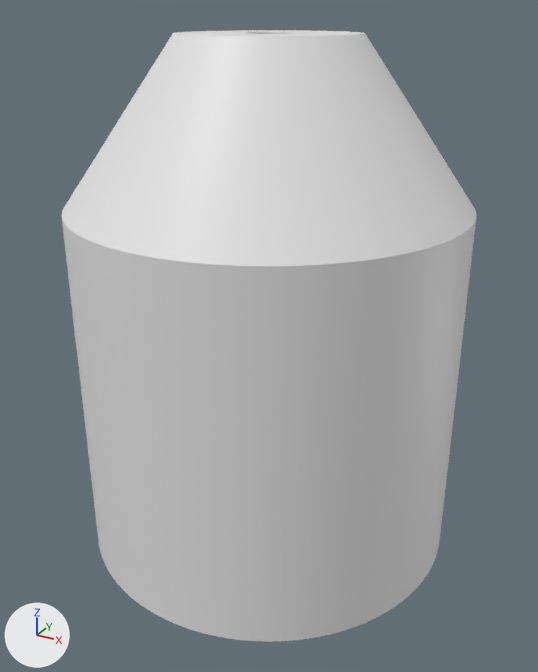
Two versions of the Blender file 3dPrint/WaterBottleHolder/WaterBottleCap.blend, one commit apart.
Both versions are drawn from a camera (50 mm lens) standing at (40.7, -73.9, 63.3) and looking at (0.7, -1.3, 27.0). Lighting does not change. The marker at lower left points along +X, +Y and +Z.

The first picture shows 'CylOuter'.
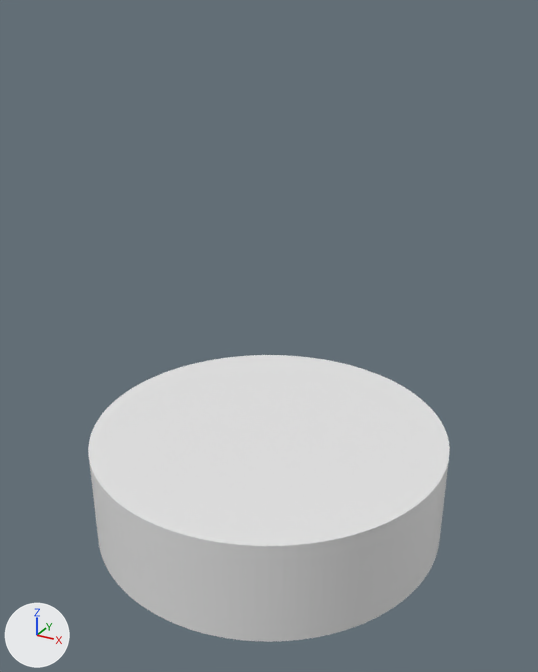
ob_capconejoin is not drawn itself; it is used by a modifier of ob_cylouter.
ob_capconeinnercut is not drawn itself; it is used by a modifier of ob_cylouter.

What differs and where, as boxes (x1, y1, x2, y2) in the pictures (538 x 672 px):
'CylOuter', reshaped, moved, rescaled, modifiers changed (13% narrower, 53% shorter)
    before: (61, 30, 477, 642)
    after: (88, 355, 450, 642)
part 1 of me_cone_002, deleted
    before: (61, 30, 477, 266)

The change, as a list of edits to the scene's bpy script:
```text
Change me_cone:
    used by ob_capconeinnercut; location = (0.0, 0.0, 51.0); scale = (1.0, 1.0, 2.0)
    remove me_cone.from_pydata(...)  # 200 vertices, 102 faces; spans x -20.5..20.5, y -20.5..20.5, z -4.0..4.0
    add me_cone.from_pydata(...)  # 200 vertices, 102 faces; spans x -23.0..23.0, y -23.0..23.0, z -9.0..9.0
    me_cone part 3: 200 of 200 vertices moved; they spanned x -20.5..20.5, y -20.5..20.5, z -4.0..4.0 and now span x -23.0..23.0, y -23.0..23.0, z -9.0..9.0; mean shift (0.0, 0.0, 0.0); largest move (1.3, 20.5, -4.0) -> (1.4, 23.0, -9.0)
Change me_cone_002:
    used by ob_capconejoin; location = (0.0, 0.0, 52.0); scale = (1.0, 1.0, 1.8)
    remove me_cone_002.from_pydata(...)  # 200 vertices, 102 faces; spans x -23.0..23.0, y -23.0..23.0, z -5.0..5.0
    add me_cone_002.from_pydata(...)  # 128 vertices, 66 faces; spans x -23.0..23.0, y -23.0..23.0, z -24.0..24.0
    me_cone_002 part 1: 200 vertices removed from x -23.0..23.0, y -23.0..23.0, z -5.0..5.0
    me_cone_002 part 2: 128 vertices added at x -23.0..23.0, y -23.0..23.0, z -24.0..24.0, forming a 64-sided cut cone along z (radius 23.0 at the low end, 13.0 at the high end)
Change ob_cylouter:
    ob_cylouter.location: (0.0, 0.0, 21.5) -> (0.0, 0.0, 6.5)
    ob_cylouter.scale: (1.15, 1.15, 2.15) -> (1.15, 1.15, 0.65)
    remove _m = ob_cylouter.modifiers.new('Boolean', 'BOOLEAN')
    remove _m.object = ob_cylinnercut
    remove _m = ob_cylouter.modifiers.new('Boolean.002', 'BOOLEAN')
    remove _m.object = ob_capconeinnercut
    add _m.operand_type = 'COLLECTION'
    where _m = ob_cylouter.modifiers.new('Boolean.003', 'BOOLEAN')
    add _m.operand_type = 'COLLECTION'
Change ob_capconeinnercut:
    ob_capconeinnercut.scale: (1.0, 1.0, 2.0) -> (0.902, 0.902, 2.56)
Change ob_capconejoin:
    ob_capconejoin.scale: (1.0, 1.0, 1.8) -> (1.0, 1.0, 1.0)
    ob_capconejoin.location: (0.0, 0.0, 52.0) -> (0.0, 0.0, 37.0)
```
